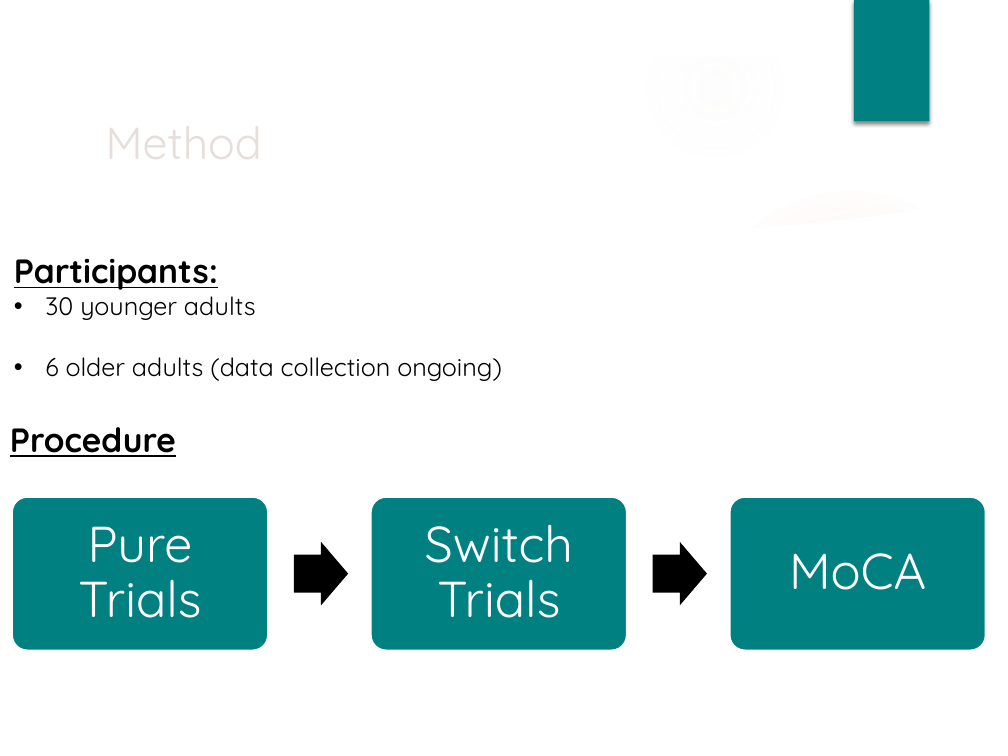
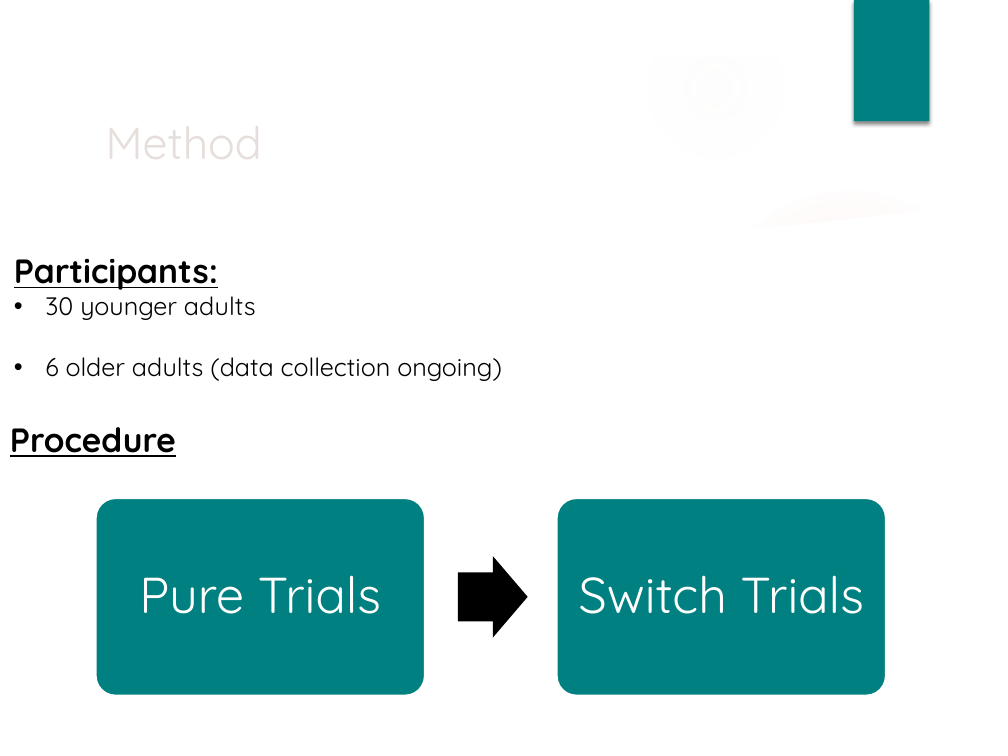
Before and after one commit to npm27/Spring-2019-Projects, a slide deck: slide 3 of CVOE/3 Presentations/maxwell_data blitz slides.pptx. Drawn at 1008x756 pixels with LibreOffice and Linux fonts; fonts in the diff are those of the drawing; background and template pictures are left out. Boxes give left, top, right and bottom in pixels: in the first picture for what was removed or moved away, otherwise in the second. Text is boxed around its words. In the diff, an @@ line names an element or a change of style, - is before the commit and + after.

Commit message:
data blitz slides

```diff
--- a/CVOE/3 Presentations/maxwell_data blitz slides.pptx
+++ b/CVOE/3 Presentations/maxwell_data blitz slides.pptx
@@ rounded rectangle: place and size @@
-rounded rectangle at box(12, 497, 268, 651)
+rounded rectangle at box(96, 498, 425, 696)
@@ text "Pure Trials" rewrapped from box(78, 526, 201, 618) to box(139, 575, 381, 614) @@
@@ rounded rectangle removed at box(371, 497, 627, 651) @@
@@ rounded rectangle: place and size @@
-rounded rectangle at box(730, 497, 986, 651)
+rounded rectangle at box(556, 498, 886, 696)
@@ text "Switch Trials" rewrapped from box(425, 524, 573, 618) to box(579, 575, 864, 614) @@
@@ right arrow: place and size @@
-right arrow at box(293, 542, 348, 606)
+right arrow at box(458, 556, 527, 638)
@@ right arrow removed at box(652, 542, 707, 606) @@
@@ text removed at box(789, 553, 926, 590) @@
-MoCA
```
